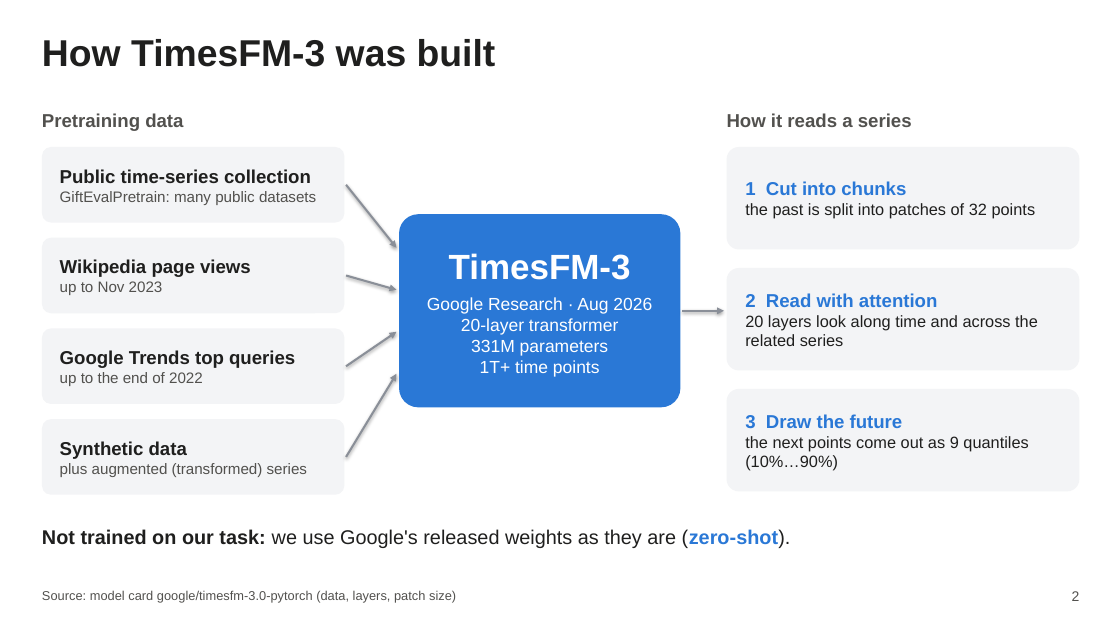
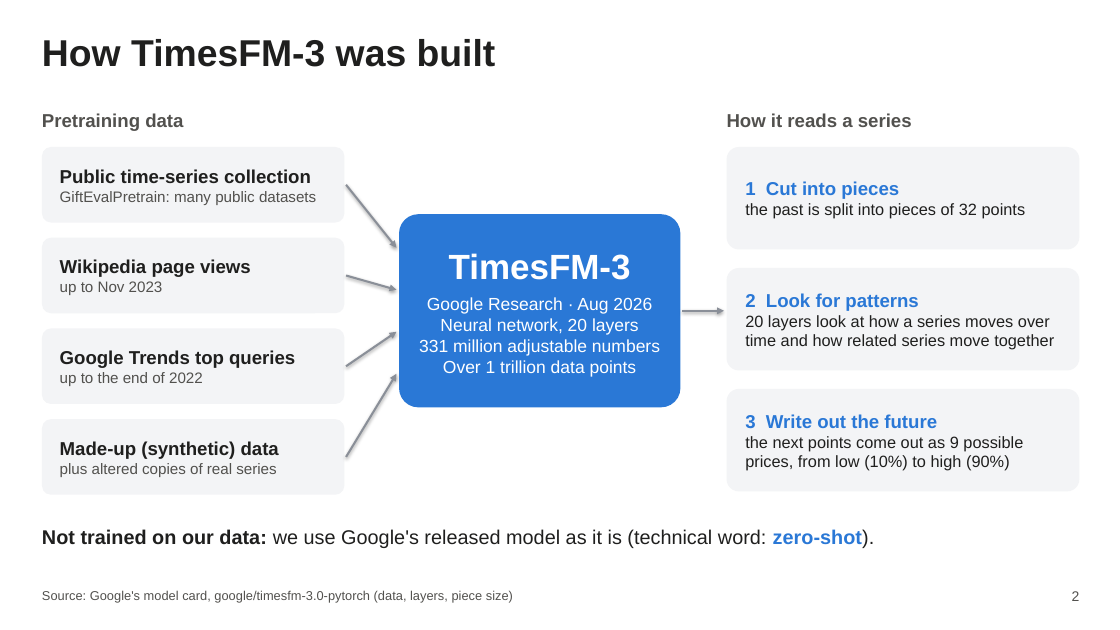
Before and after one commit to AmauryJayr/Predicting-SP500, a slide deck: slide 2 of timesfm3_experiment/slides/timesfm3_slides.pptx. Drawn at 1120x630 pixels with LibreOffice and Linux fonts; fonts in the diff are those of the drawing. Boxes give left, top, right and bottom in pixels: in the first picture for what was removed or moved away, otherwise in the second. Text is boxed around its words. In the diff, an @@ line names an element or a change of style, - is before the commit and + after.

```diff
--- a/timesfm3_experiment/slides/timesfm3_slides.pptx
+++ b/timesfm3_experiment/slides/timesfm3_slides.pptx
@@ text in rounded rectangle at (745,181,1026,219): text changed @@
-1 Cut into chunks
-the past is split into patches of 32 points
+1 Cut into pieces
+the past is split into pieces of 32 points
@@ text in rounded rectangle at (745,293,1054,350): text changed @@
-2 Read with attention
-20 layers look along time and across the related series
+2 Look for patterns
+20 layers look at how a series moves over time and how related series move together
@@ text in rounded rectangle at (419,318,660,377): text changed @@
-20-layer transformer
-331M parameters
-1T+ time points
+Neural network, 20 layers
+331 million adjustable numbers
+Over 1 trillion data points
@@ text in rounded rectangle at (745,414,1023,471): text changed @@
-3 Draw the future
-the next points come out as 9 quantiles (10%…90%)
+3 Write out the future
+the next points come out as 9 possible prices, from low (10%) to high (90%)
@@ text in rounded rectangle at (60,441,279,477): text changed @@
-Synthetic data
-plus augmented (transformed) series
+Made-up (synthetic) data
+plus altered copies of real series
@@ text at (42,529,875,548): text changed @@
-Not trained on our task: we use Google's released weights as they are (zero-shot).
+Not trained on our data: we use Google's released model as it is (technical word: zero-shot).
@@ text at (42,590,513,603): text changed @@
-Source: model card google/timesfm-3.0-pytorch (data, layers, patch size)
+Source: Google's model card, google/timesfm-3.0-pytorch (data, layers, piece size)
```
Also in this commit, not shown: 16 other slides changed, 41 other files.
